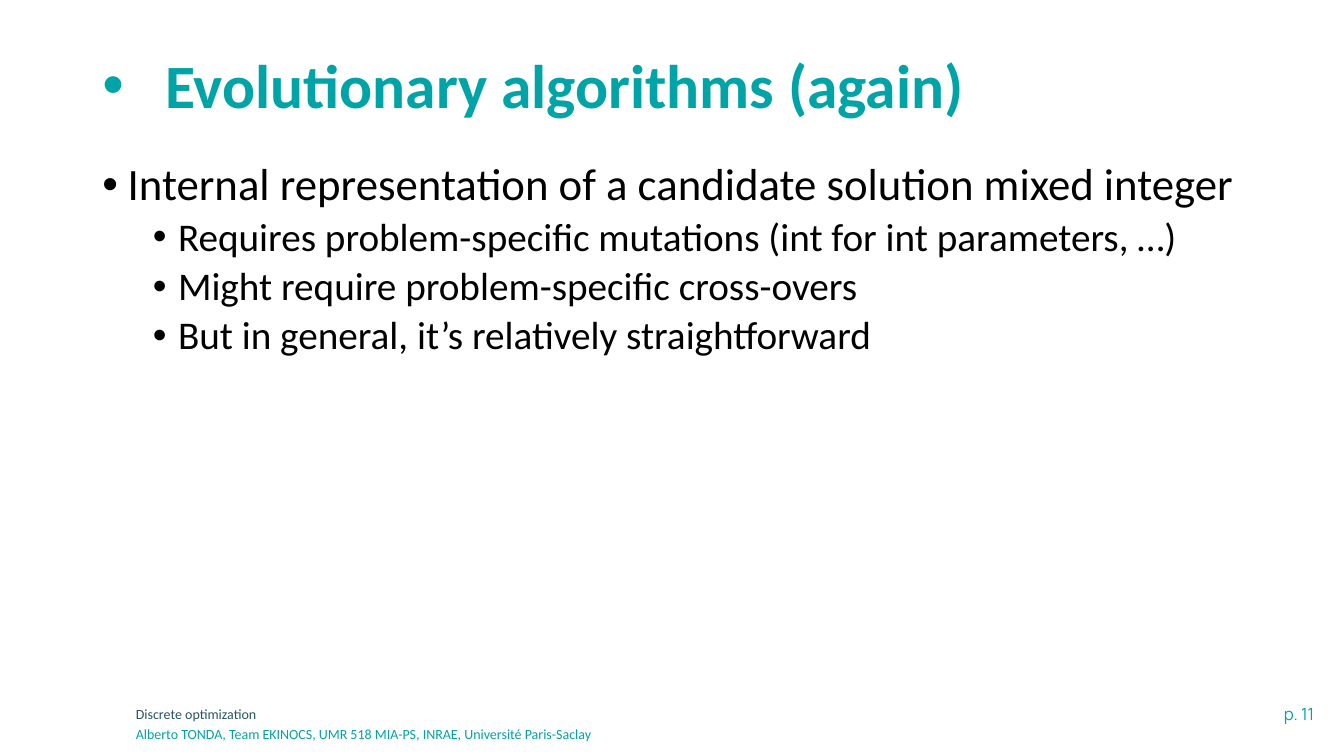
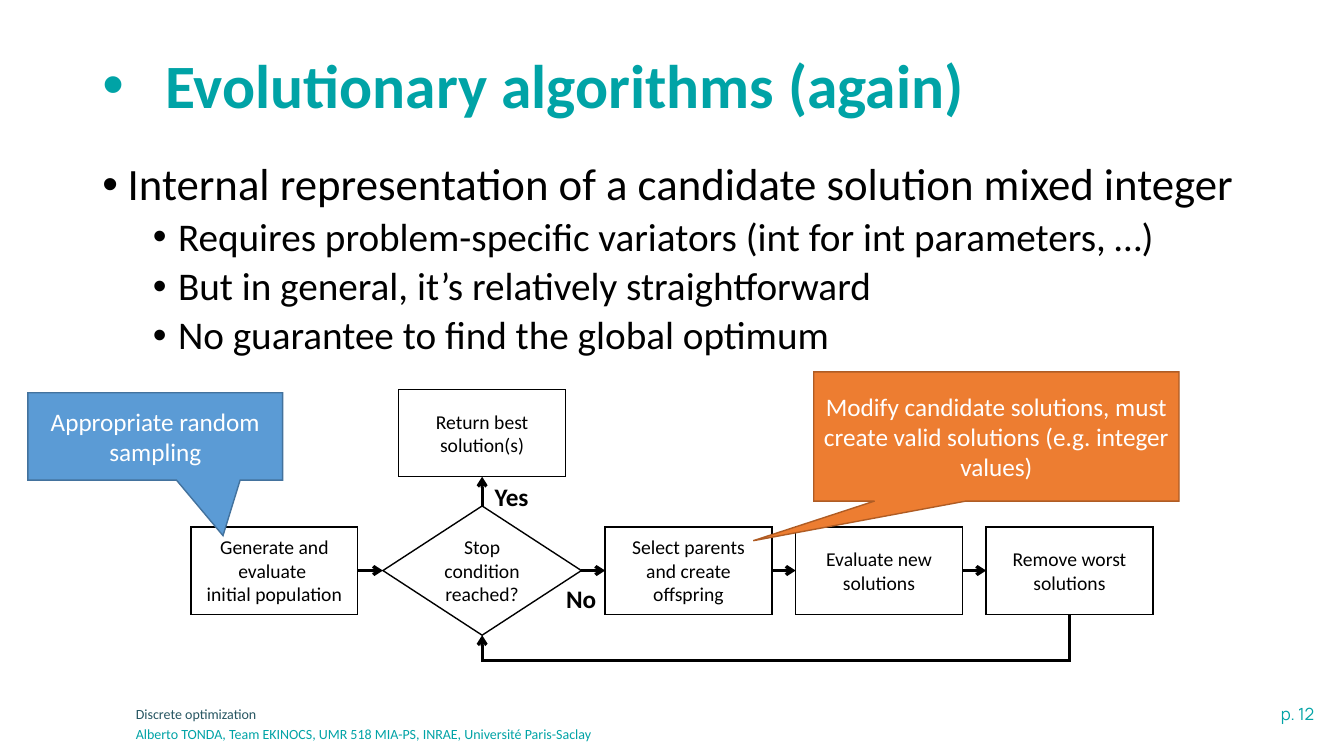
Before and after one commit to albertotonda/teaching, a slide deck: slide 12 of optimization-methods-for-artificial-intelligence/optimization-discrete.pptx (slide 11 before the commit). Drawn at 1344x756 pixels with LibreOffice and Linux fonts; fonts in the diff are those of the drawing; background and template pictures are left out. Boxes give left, top, right and bottom in pixels: in the first picture for what was removed or moved away, otherwise in the second. Text is boxed around its words. In the diff, an @@ line names an element or a change of style, - is before the commit and + after.

Commit message:
Slides modified

```diff
--- a/optimization-methods-for-artificial-intelligence/optimization-discrete.pptx
+++ b/optimization-methods-for-artificial-intelligence/optimization-discrete.pptx
@@ text at [178,222,1106,258]: text changed @@
-  • Requires problem-specific mutations (int for int parameters, …)
-  • Might require problem-specific cross-overs
+  • Requires problem-specific variators (int for int parameters, …)
@@ text at [178,321,829,356]: paragraph added @@
+  • No guarantee to find the global optimum
@@ speech box added at [814,372,1179,501], fill #ED7D31, outline #AF5C24 1 pt, 18 pt, text #FFFFFF @@
+Modify candidate solutions, must create valid solutions (e.g. integer values)
@@ speech box added at [28,393,283,481], fill #5B9BD5, outline #43739E 1 pt, 18 pt, text #FFFFFF @@
+Appropriate random sampling
@@ group added at [192,389,1152,660]: 5 rectangles, 5 arrows, 2 texts, 1 diamond, 1 elbow arrow @@
+Generate and evaluate
+initial population
+Evaluate new solutions
+Stop condition reached?
+Select parents and create offspring
+Remove worst solutions
+Return best solution(s)
+Yes
+No
@@ page number at [1281,707,1314,724]: text changed @@
-p. 11
+p. 12
```
Also in this commit, not shown: 3 other slides changed, 1 slide added, 1 slide removed, 4 other files.
